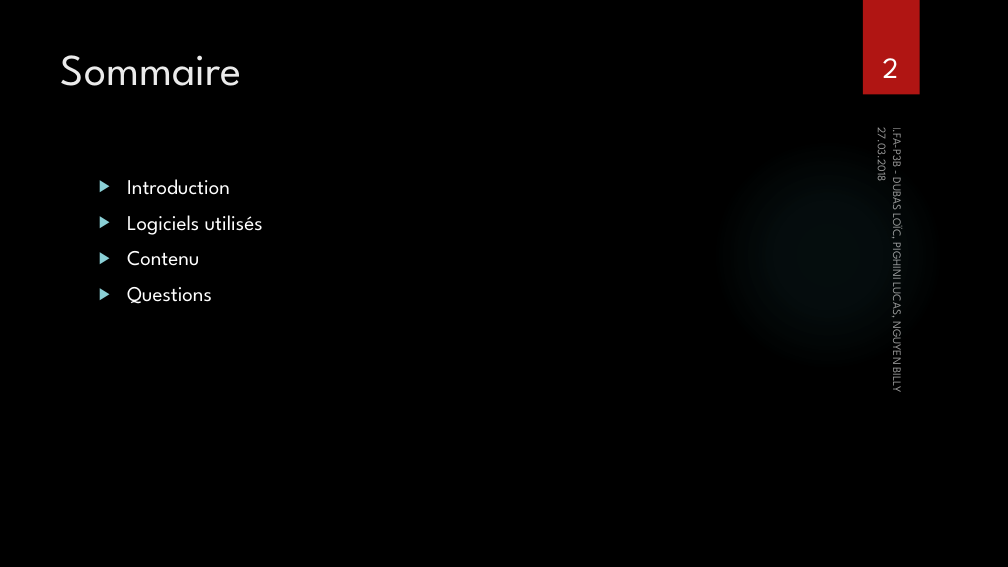
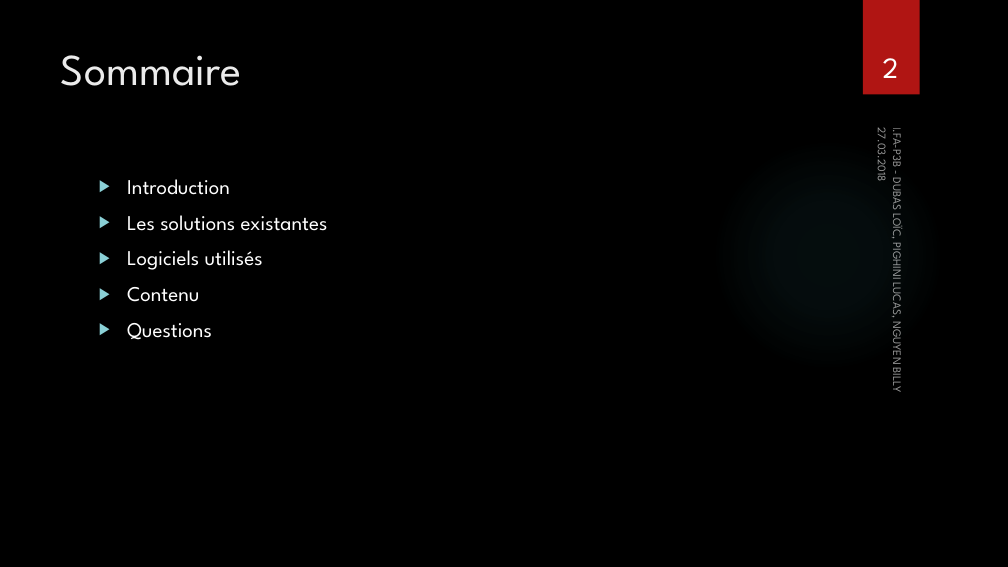
Before and after one commit to BillyNgu/pokedex, a slide deck: slide 2 of Documentation/Pokedex_presentation.pptx. Drawn at 1008x567 pixels with LibreOffice and Linux fonts; fonts in the diff are those of the drawing; background and template pictures are left out. Boxes give left, top, right and bottom in pixels: in the first picture for what was removed or moved away, otherwise in the second. Text is boxed around its words. In the diff, an @@ line names an element or a change of style, - is before the commit and + after.

```diff
--- a/Documentation/Pokedex_presentation.pptx
+++ b/Documentation/Pokedex_presentation.pptx
@@ text at [127,215,328,231]: paragraph added @@
+▶ Les solutions existantes
```
Also in this commit, not shown: 4 other slides changed, 2 other files.
